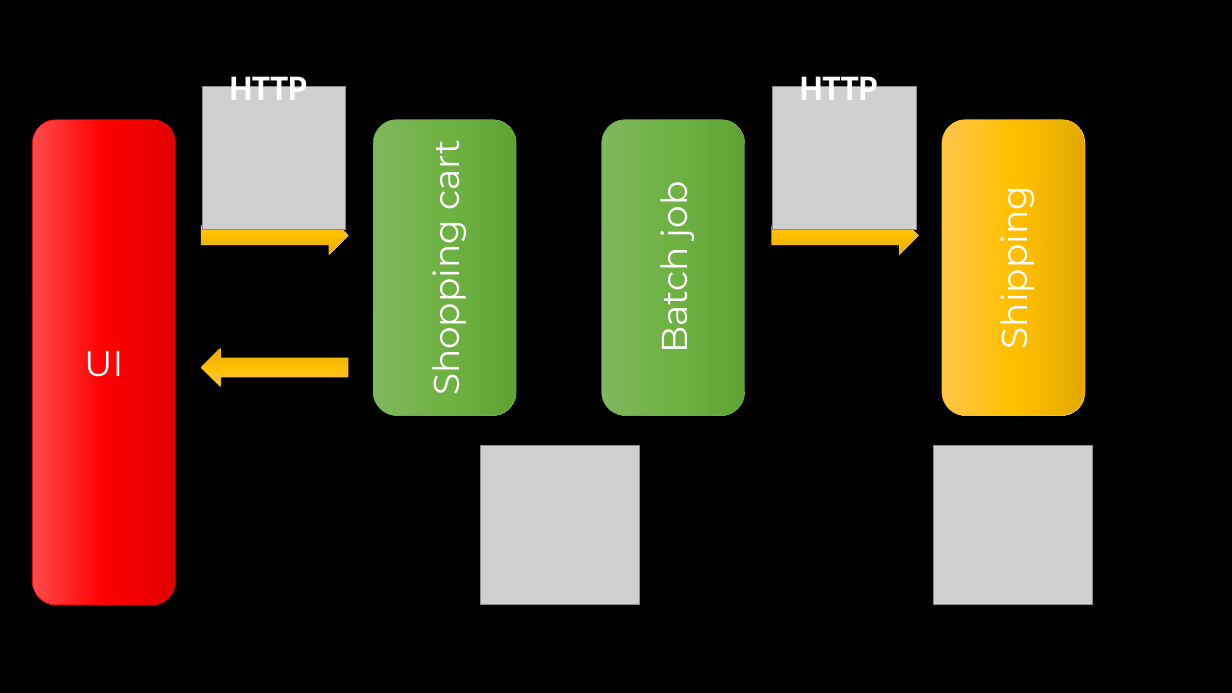
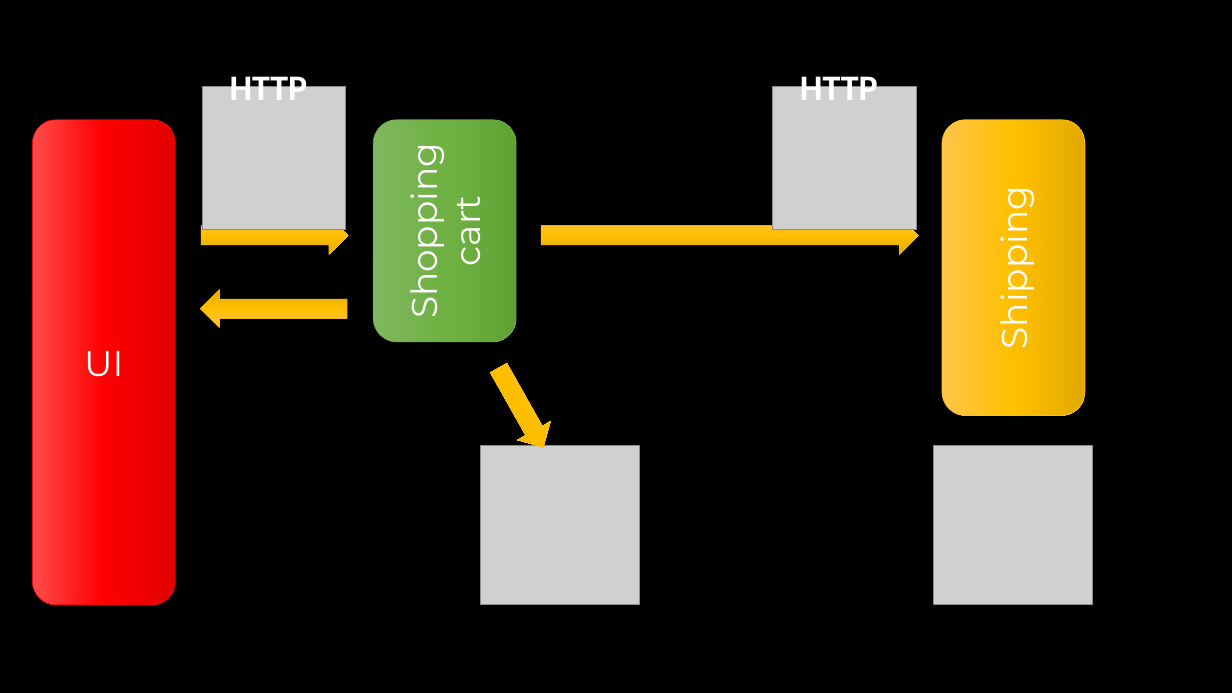
Before and after one commit to SzymonPobiega/DDDPatternsForADistributedSystem, a slide deck: slide 11 of docs/images.pptx (slide 10 before the commit). Drawn at 1232x693 pixels with LibreOffice and Linux fonts; fonts in the diff are those of the drawing; grey boxes stand for pictures. Boxes give left, top, right and bottom in pixels: in the first picture for what was removed or moved away, otherwise in the second. Text is boxed around its words. In the diff, an @@ line names an element or a change of style, - is before the commit and + after.

```diff
--- a/docs/images.pptx
+++ b/docs/images.pptx
@@ rounded rectangle "Shopping cart": place and size @@
-rounded rectangle "Shopping cart" at box(373, 120, 516, 415)
+rounded rectangle "Shopping cart" at box(373, 120, 516, 342)
@@ rounded rectangle removed at box(601, 120, 744, 415) @@
-Batch job
@@ right arrow: place and size @@
-right arrow at box(772, 216, 919, 254)
+right arrow at box(542, 216, 919, 254)
@@ right arrow: place and size @@
-right arrow at box(201, 348, 348, 386)
+right arrow at box(201, 289, 348, 327)
@@ right arrow added at box(483, 359, 560, 457), fill gradient #FFC64B to #FFC000 to #E3AB00, outline #FFC000 0.5 pt @@
```
Also in this commit, not shown: 4 other slides changed, 5 slides added, 1 slide removed, 12 other files.
